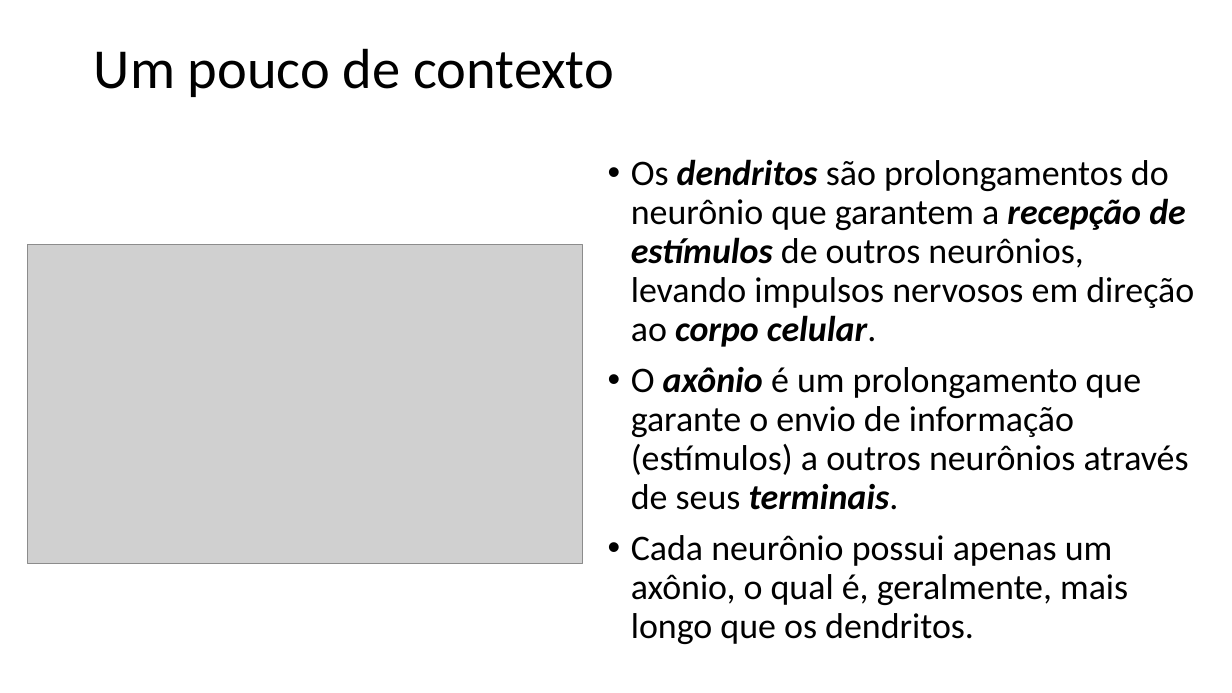
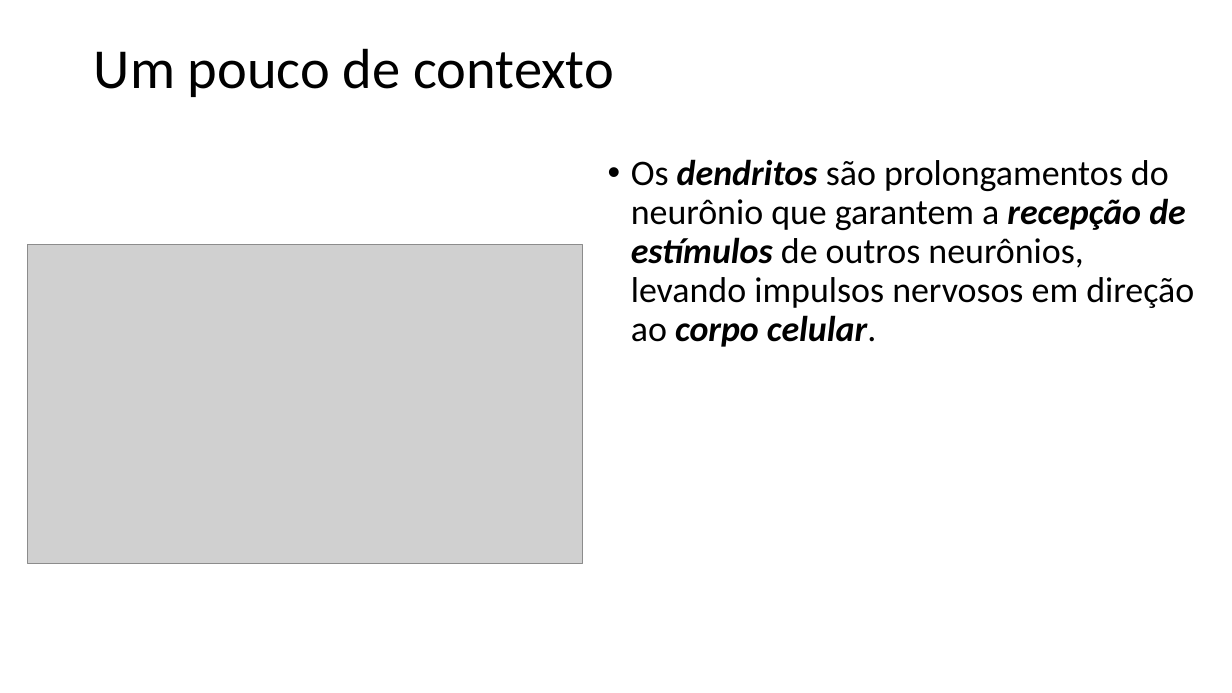
Before and after one commit to zz4fap/t320_aprendizado_de_maquina, a slide deck: slide 7 of slides/T320_Redes_Neurais_Artificiais (Parte I).pptx (slide 9 before the commit). Drawn at 1232x693 pixels with LibreOffice and Linux fonts; fonts in the diff are those of the drawing; grey boxes stand for pictures. Boxes give left, top, right and bottom in pixels: in the first picture for what was removed or moved away, otherwise in the second. Text is boxed around its words. In the diff, an @@ line names an element or a change of style, - is before the commit and + after.

```diff
--- a/slides/T320_Redes_Neurais_Artificiais (Parte I).pptx
+++ b/slides/T320_Redes_Neurais_Artificiais (Parte I).pptx
@@ text at (631, 367, 1189, 644): paragraphs removed @@
-• O axônio é um prolongamento que garante o envio de informação (estímulos) a outros neurônios através de seus terminais.
-• Cada neurônio possui apenas um axônio, o qual é, geralmente, mais longo que os dendritos.
```
Also in this commit, not shown: 4 other slides changed, 1 slide added, 2 slides removed.
